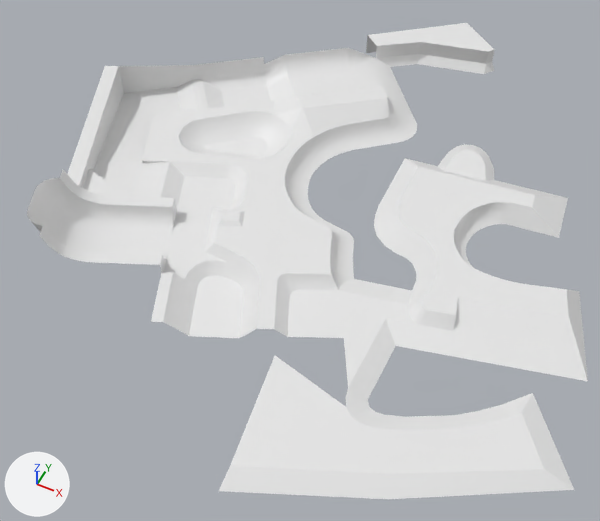
A saved change to the FBX model Assets/Models/Environment/LevelMesh/scuzz-level-main1.fbx.
Before and after are seen from a 50 mm camera at (55.3, -68.2, 114.9) aimed at (7.3, 27.7, -5.0). Arrows for +X, +Y and +Z are at lower left; the lights stay in place. Where no turn or scale is listed for an object, it has been applied to the vertices.

Names of what the first picture shows: 'main.006'.
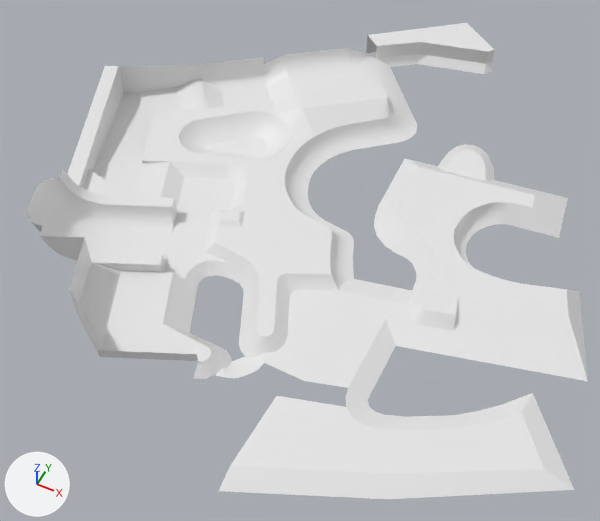
Scene script edits in JSON lines:
```json
{"block": "me_cube_003", "where": "# used by ob_main_006; location = (46.6, 56.5, 0.0)"}
{"op": "remove", "block": "me_cube_003", "code": "me_cube_003.from_pydata(...)  # 903 vertices, 1632 faces; spans x -98.3..19.6, y -79.3..48.8, z -0.1..12.1"}
{"op": "add", "block": "me_cube_003", "code": "me_cube_003.from_pydata(...)  # 959 vertices, 1730 faces; spans x -98.3..19.6, y -79.3..48.8, z -0.1..12.1"}
{"block": "me_cube_003", "change": "me_cube_003 part 1"}
{"block": "me_cube_003", "change": "3 vertices are removed from x -52.2..-46.5, y -59.2..-56.8, z 0.0..3.5"}
{"block": "me_cube_003", "change": "15 faces are deleted"}
{"block": "me_cube_003", "change": "5 vertices move from x -48.5..-22.3, y -57.5..-46.3, z 0.0..1.8 to x -48.6..-24.9, y -61.5..-44.6, z 0.0..1.8"}
{"block": "me_cube_003", "change": "58 vertices are added at x -67.7..-24.3, y -69.0..-51.9, z 0.0..11.8"}
{"block": "me_cube_003", "change": "111 new faces join them"}
```

Boxes [x1, y1, x2, y2] around the edits, measured in the pictures (600 x 521 px):
```json
{"part": 1, "of": "me_cube_003", "change": "built on", "before": [151, 272, 386, 466], "after": [40, 236, 386, 466]}
```
